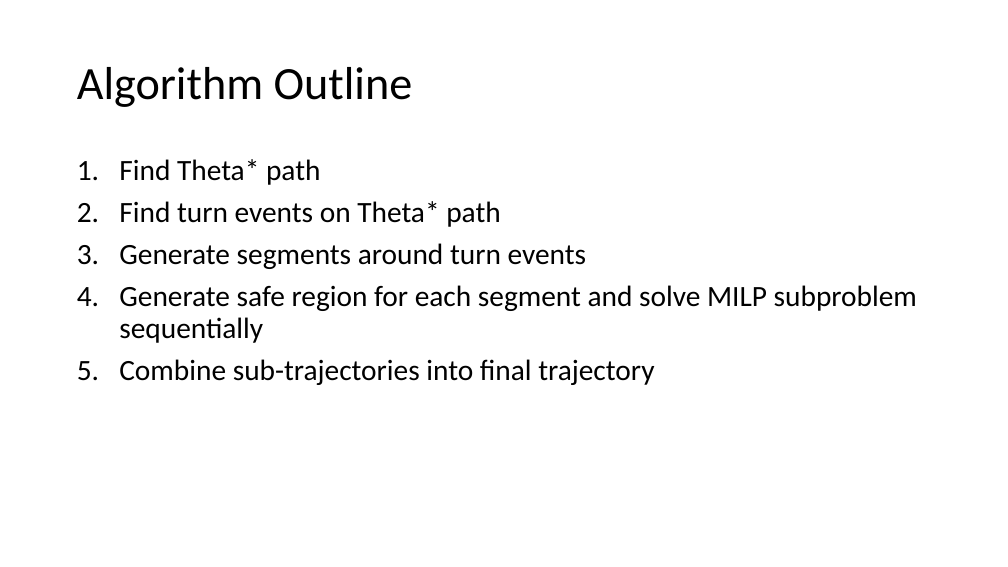
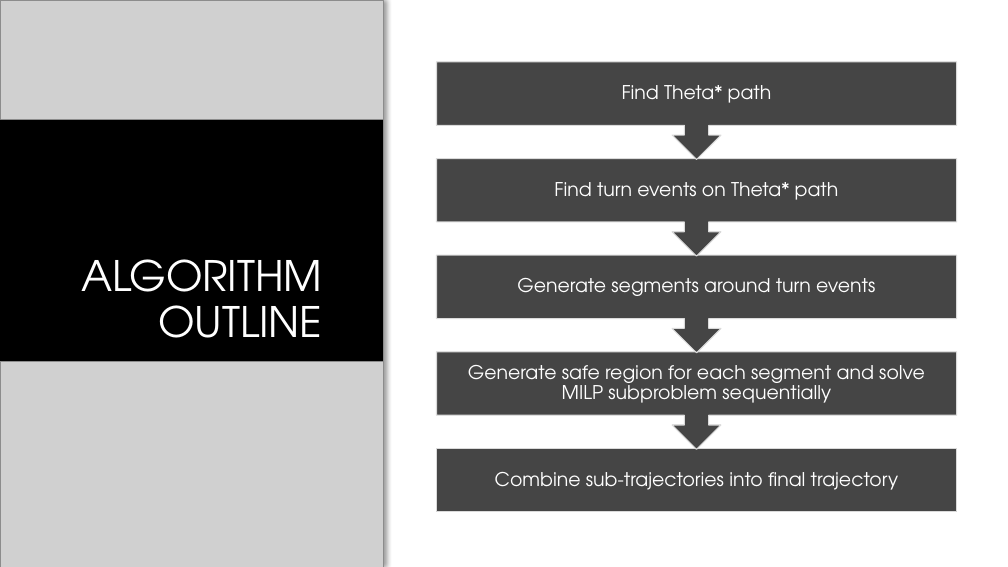
Before and after one commit to jdewaen/PathPlanner, a slide deck: slide 26 of report/final-presentation.pptx (slide 23 before the commit). Drawn at 1008x567 pixels with LibreOffice and Linux fonts; fonts in the diff are those of the drawing; grey boxes stand for pictures; background and template pictures are left out. Boxes give left, top, right and bottom in pixels: in the first picture for what was removed or moved away, otherwise in the second. Text is boxed around its words. In the diff, an @@ line names an element or a change of style, - is before the commit and + after.

```diff
--- a/report/final-presentation.pptx
+++ b/report/final-presentation.pptx
@@ rectangle added at <box>0,0,383,567</box>, fill #000000 @@
@@ picture added at <box>0,0,383,119</box> @@
@@ group added at <box>436,62,957,512</box>: 5 texts, 4 up arrow callouts, 1 rectangle @@
+Combine sub-trajectories into final trajectory
+Generate safe region for each segment and solve MILP subproblem sequentially
+Generate segments around turn events
+Find turn events on Theta* path
+Find Theta* path
@@ text removed at <box>119,159,917,385</box> @@
-1. Find Theta* path
-2. Find turn events on Theta* path
-3. Generate segments around turn events
-4. Generate safe region for each segment and solve MILP subproblem sequentially
-5. Combine sub-trajectories into final trajectory
@@ title at <box>81,259,322,338</box>: text changed; size 44 to 40 pt; font Calibri to TeX Gyre Adventor; text colour #000000 to #FFFFFF @@
-Algorithm Outline
+ALGORITHM OUTLINE
@@ picture added at <box>0,361,383,567</box> @@
```
Also in this commit, not shown: 70 other slides changed, 14 slides added, 10 slides removed, 12 other files.
